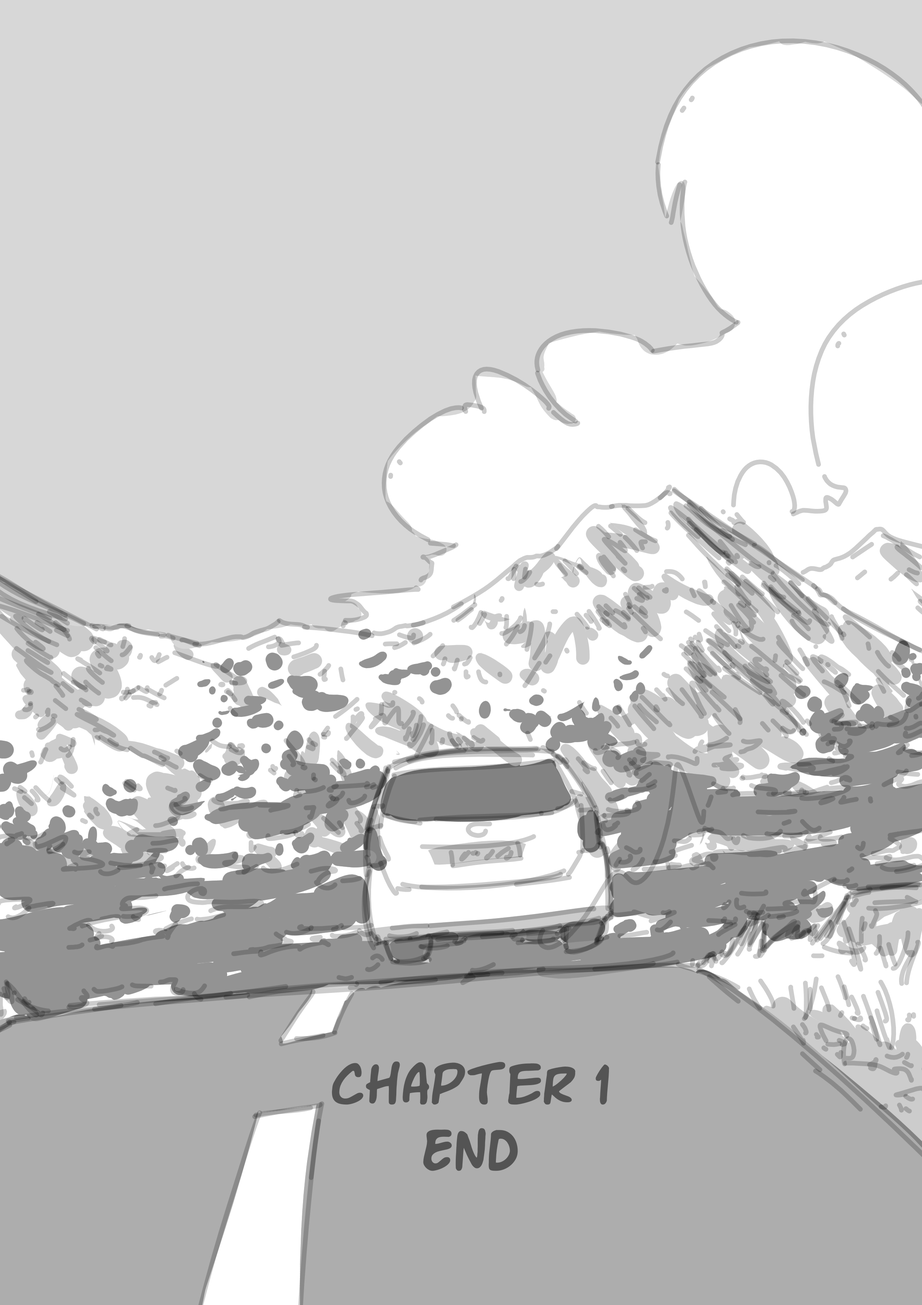
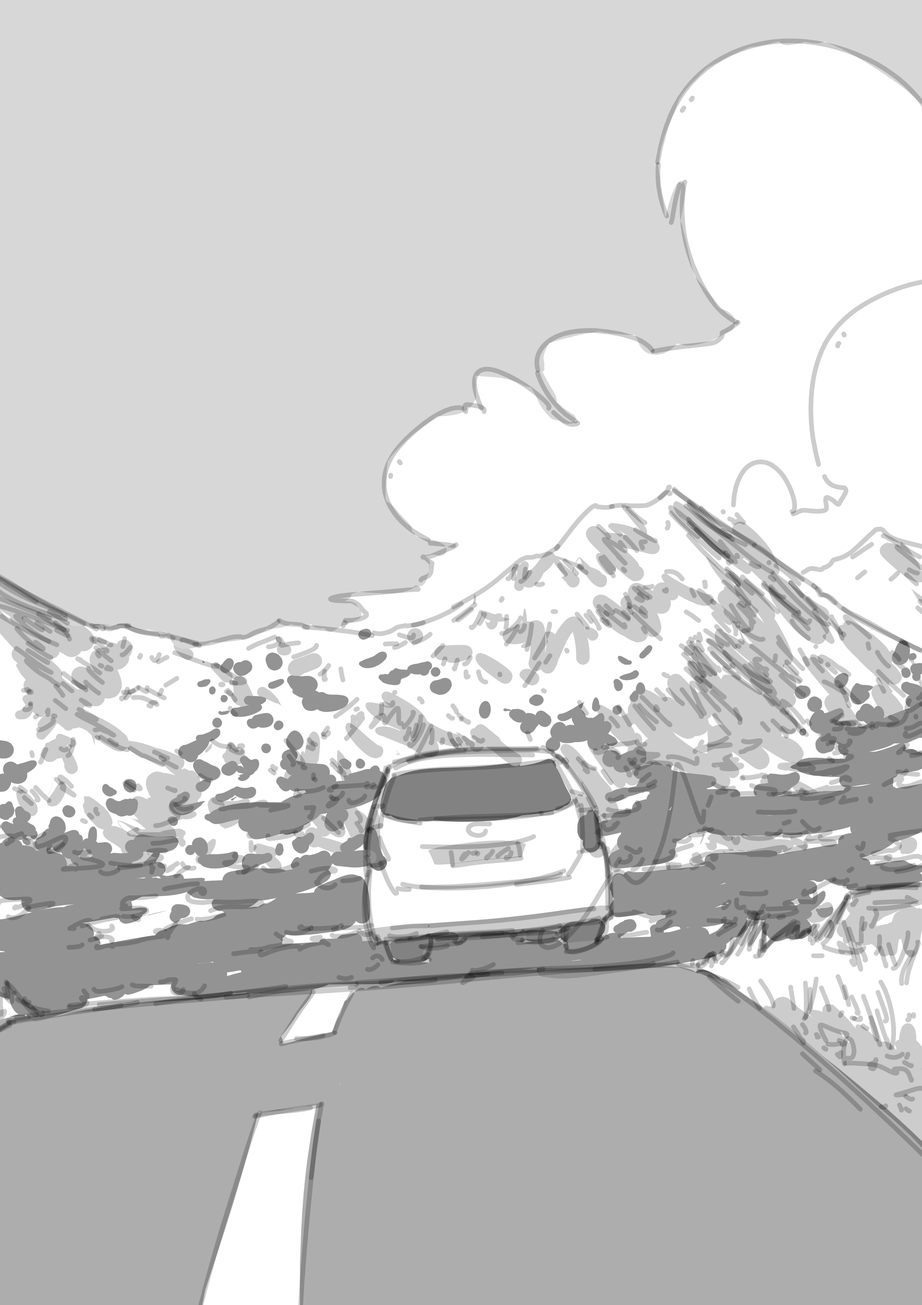
Two versions of the same layered image (922px x 1305px). Layer-by-layer changes:
painted on "Paint Layer 2" over [left=331, top=1061, right=610, bottom=1171]
painted on "Paint Layer 3" over [left=331, top=1061, right=610, bottom=1171]
